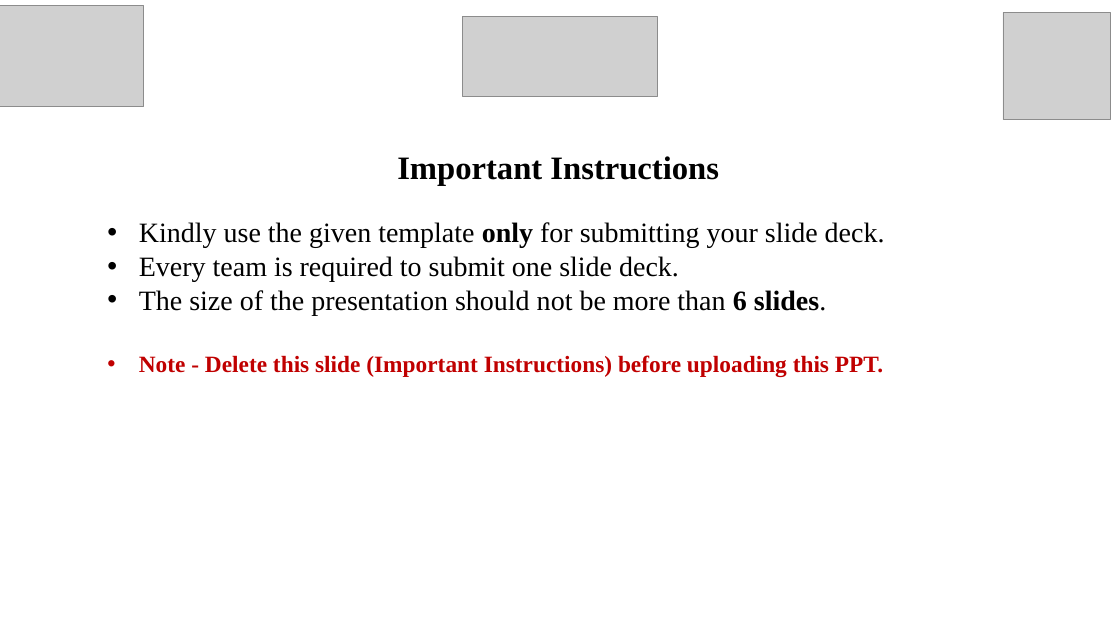
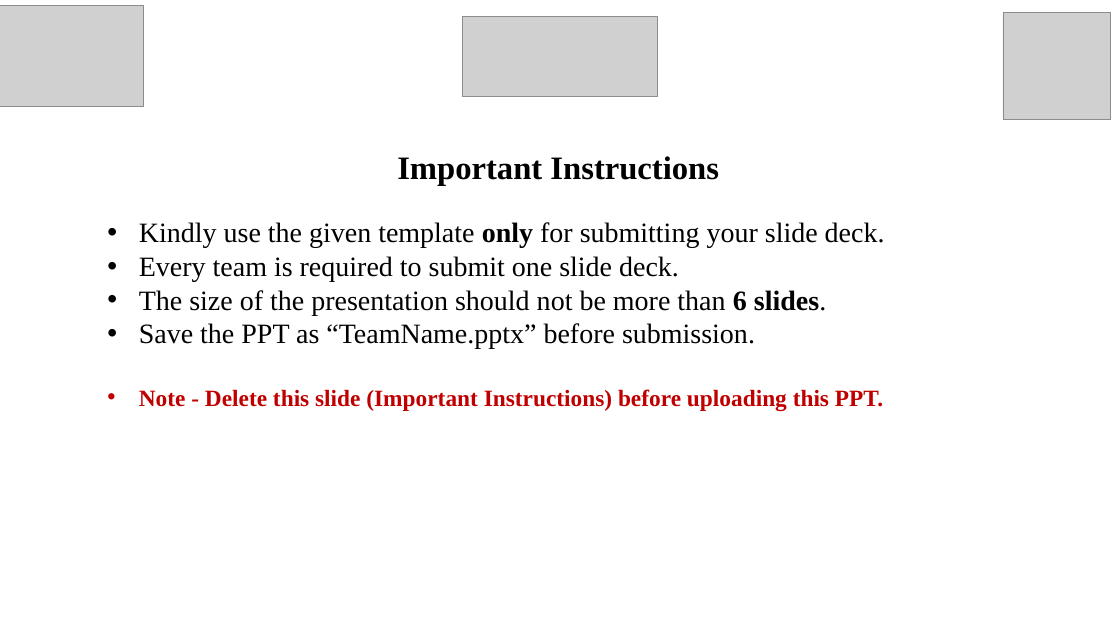
Before and after one commit to Sarvesh579/repoforge, a slide deck: slide 1 of public/Repoforge_2026_Template.pptx. Drawn at 1120x630 pixels with LibreOffice and Linux fonts; fonts in the diff are those of the drawing; grey boxes stand for pictures; background and template pictures are left out. Boxes give left, top, right and bottom in pixels: in the first picture for what was removed or moved away, otherwise in the second. Text is boxed around its words. In the diff, an @@ line names an element or a change of style, - is before the commit and + after.

Commit message:
ppt

```diff
--- a/public/Repoforge_2026_Template.pptx
+++ b/public/Repoforge_2026_Template.pptx
@@ text at (139,323,755,349): paragraph added @@
+• Save the PPT as “TeamName.pptx” before submission.
```
Also in this commit, not shown: 1 other file.
